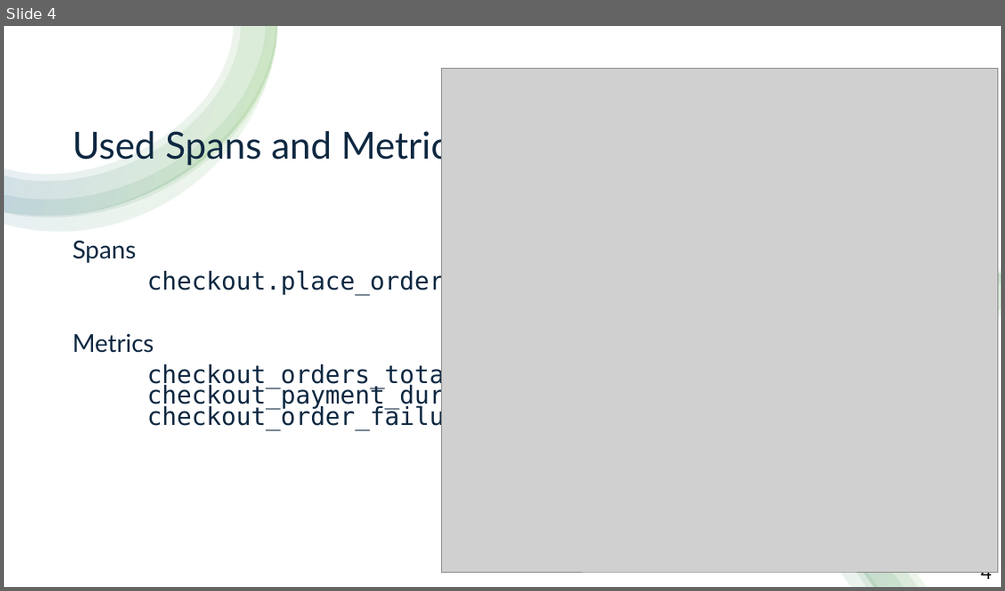
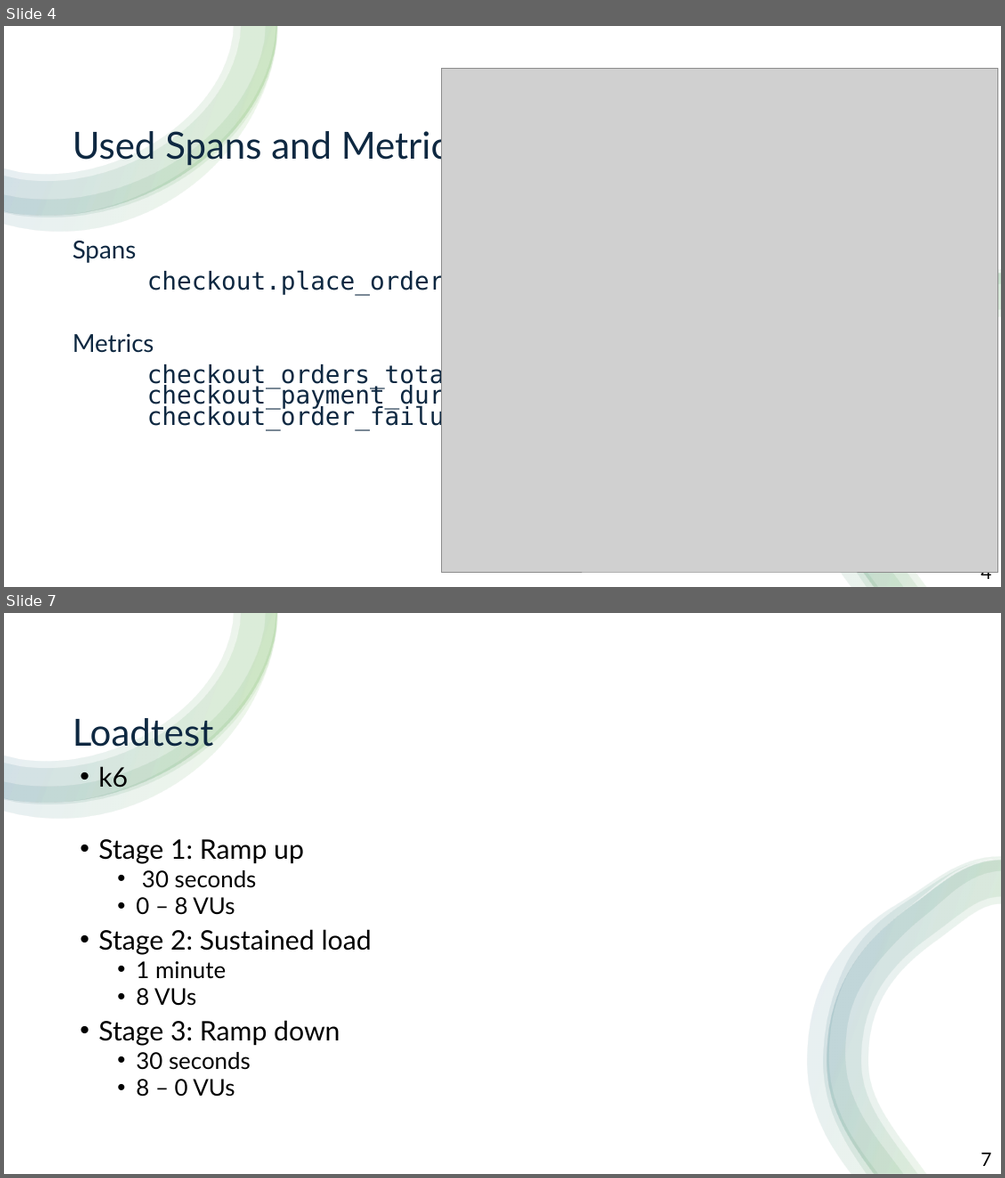
Before and after one commit to Kikoszzz/nopCommerce, a slide deck: ENTREGA/Apresentação1.pptx. Shown one above the other, each under a label of ours: slide 4 before the commit, slides 4 and 7 after it; the slides between them are not shown. The pictures are 1005x591 and 1005x1178 pixels, drawn with LibreOffice and Linux fonts; fonts in the diff are those of the drawing; grey boxes stand for pictures. Boxes give left, top, right and bottom in pixels: in the first picture for what was removed or moved away, otherwise in the second. Text is boxed around its words. In the diff, an @@ line names an element or a change of style, - is before the commit and + after.

```diff
--- a/ENTREGA/Apresentação1.pptx
+++ b/ENTREGA/Apresentação1.pptx
@@ slide 7 added at (4,613,1001,1174), background #FFFFFF @@
@@ rectangle added at (4,613,1001,1174), fill #FFFFFF @@
@@ group added at (4,613,278,819): 4 freeform shapes @@
@@ title added at (73,718,214,747), 36 pt, text #0E2841 @@
+Loadtest
@@ text added at (98,766,372,1096), 25.9 pt, text #000000 @@
+• k6
+• Stage 1: Ramp up
+  • 30 seconds
+  • 0 – 8 VUs
+• Stage 2: Sustained load
+  • 1 minute
+  • 8 VUs
+• Stage 3: Ramp down
+  • 30 seconds
+  • 8 – 0 VUs
@@ group added at (808,856,1001,1174): 4 freeform shapes @@
@@ text added at (980,1152,991,1166), 18 pt, text #000000 @@
+7
```
Also in this commit, not shown: 6 slides changed.
